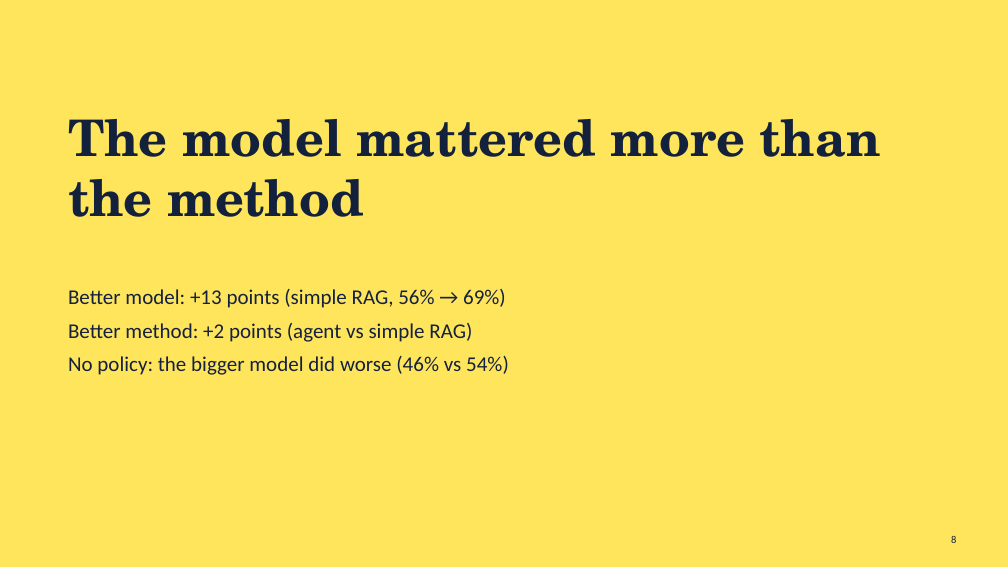
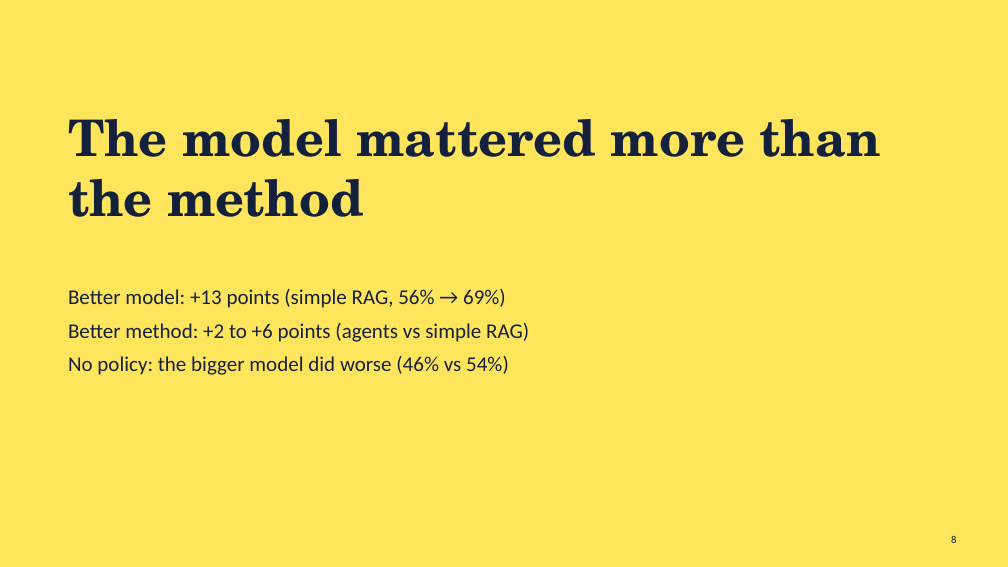
Before and after one commit to yezhan58-oss/insurance_policy_checker-rag, a slide deck: slide 8 of docs/IS469_presentation.pptx. Drawn at 1008x567 pixels with LibreOffice and Linux fonts; fonts in the diff are those of the drawing. Boxes give left, top, right and bottom in pixels: in the first picture for what was removed or moved away, otherwise in the second. Text is boxed around its words. In the diff, an @@ line names an element or a change of style, - is before the commit and + after.

Commit message:
Slides and script consistent: 5 methods, workflow agent named, method gain +2 to +6, plain-words significance

```diff
--- a/docs/IS469_presentation.pptx
+++ b/docs/IS469_presentation.pptx
@@ text at box(68, 323, 529, 342): text changed @@
-Better method: +2 points (agent vs simple RAG)
+Better method: +2 to +6 points (agents vs simple RAG)
```
Also in this commit, not shown: 3 other slides changed, 1 other file.
